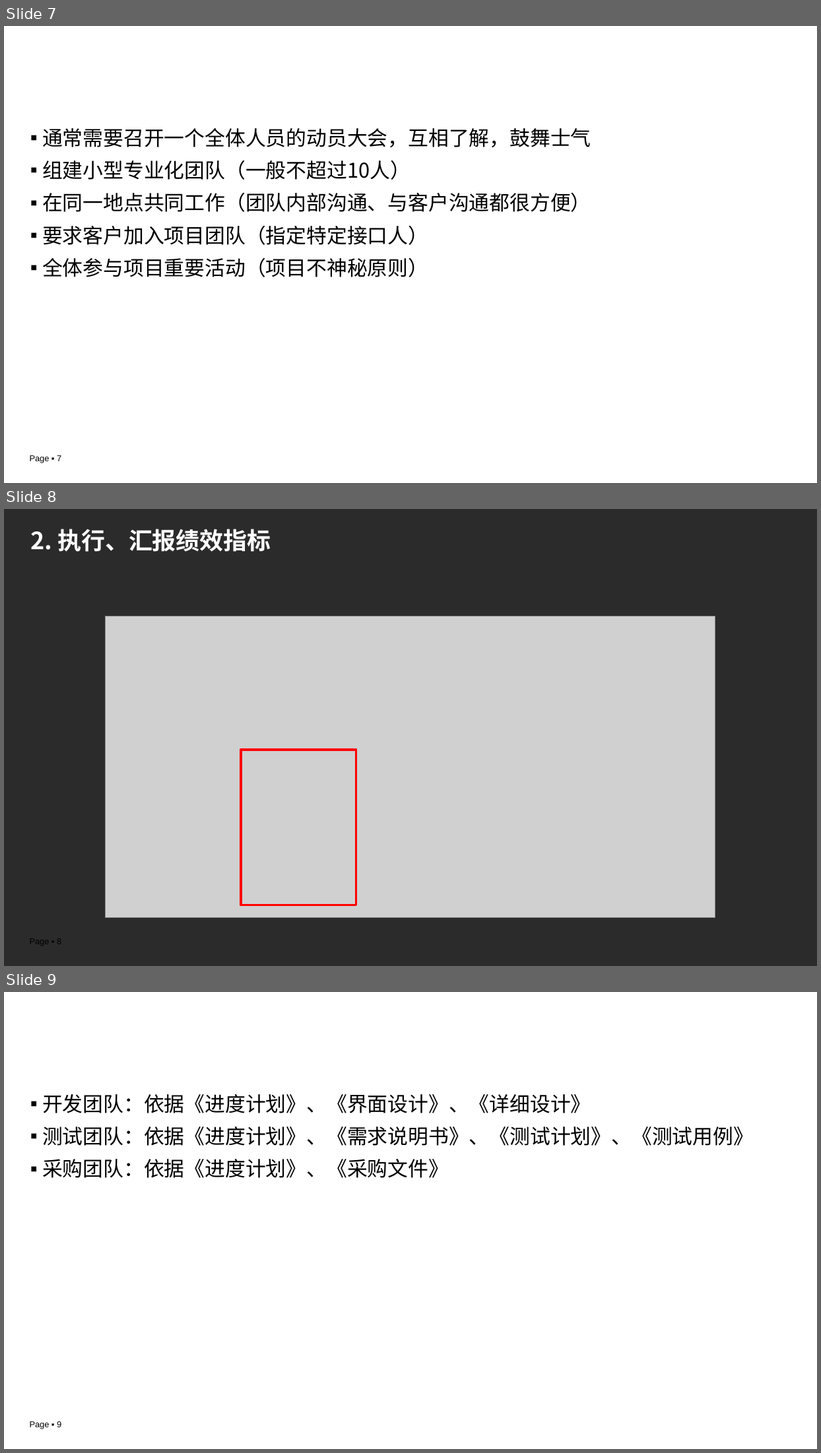
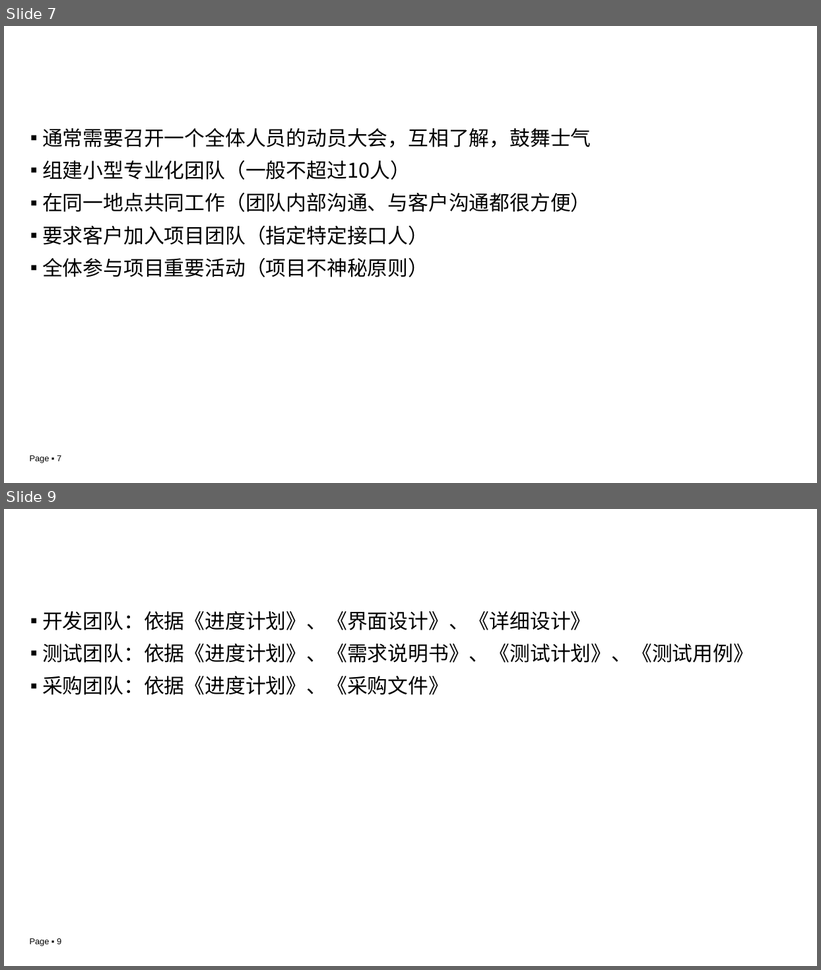
Before and after one commit to edu2act/course-IT-Project-Management, a slide deck: materials/slides/ch04.pptx. Shown one above the other, each under a label of ours: slides 7, 8 and 9 before the commit, slides 7 and 9 after it; the slides between them are not shown. The pictures are 821x1453 and 821x970 pixels, drawn with LibreOffice and Linux fonts; fonts in the diff are those of the drawing; grey boxes stand for pictures; background and template pictures are left out; a plain dark background stands for a picture behind light text. Boxes give left, top, right and bottom in pixels: in the first picture for what was removed or moved away, otherwise in the second. Text is boxed around its words. In the diff, an @@ line names an element or a change of style, - is before the commit and + after.

```diff
--- a/materials/slides/ch04.pptx
+++ b/materials/slides/ch04.pptx
@@ slide 8 removed at (x1=4, y1=509, x2=817, y2=966), background picture (left out); not listed: 1 template element that a slide beside it also shows @@
@@ title removed at (x1=30, y1=529, x2=271, y2=552) @@
-2. 执行、汇报绩效指标
@@ picture removed at (x1=106, y1=617, x2=716, y2=918) @@
@@ rectangle removed at (x1=241, y1=750, x2=356, y2=906) @@
```
Also in this commit, not shown: 8 slides changed, 2 slides added, 2 other files.
